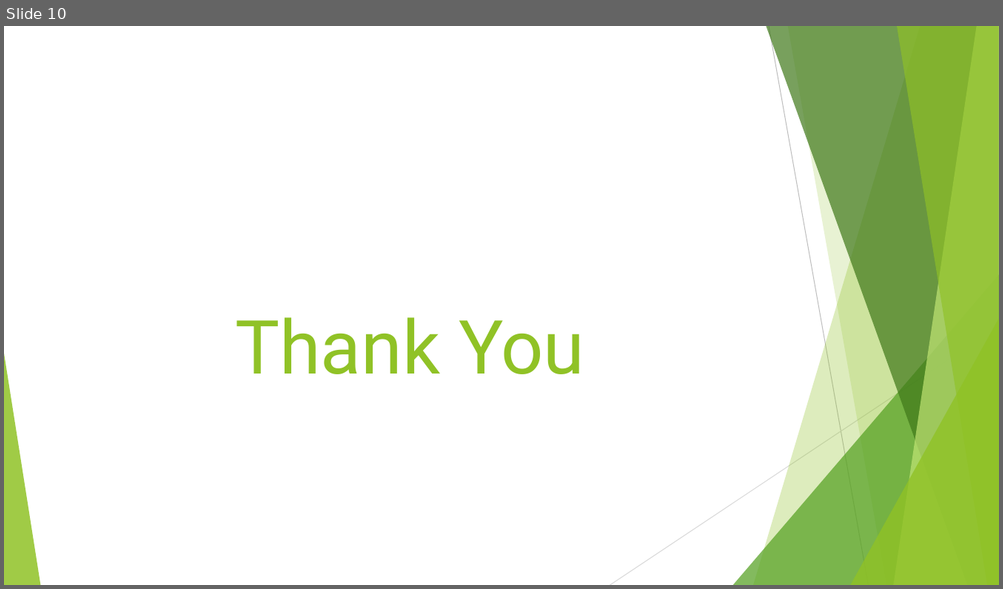
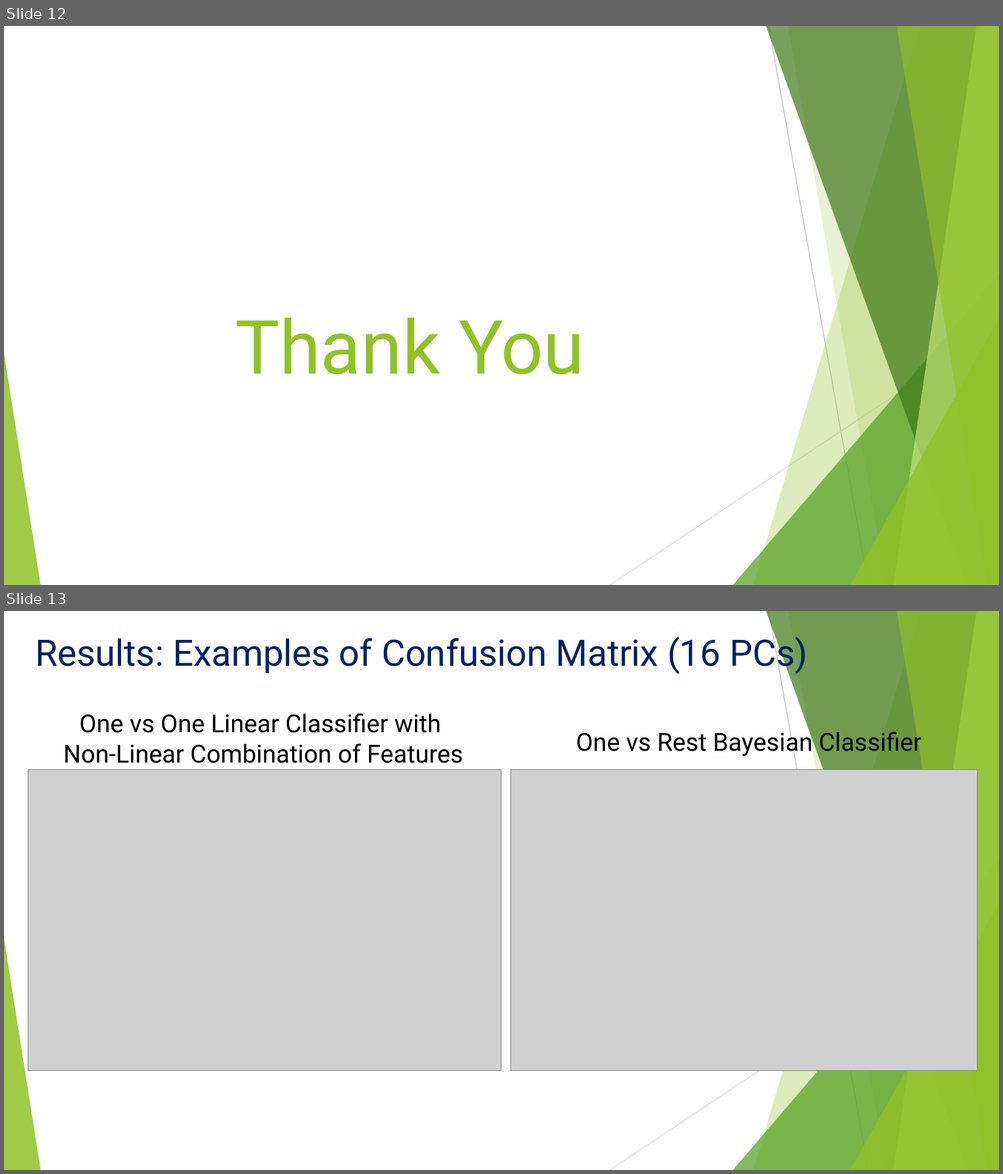
Before and after one commit to teambengio/finalproject, a slide deck: FinalReport_Team_Bengio.pptx. Shown one above the other, each under a label of ours: slide 10 before the commit, slides 12 and 13 after it. The pictures are 1003x589 and 1003x1174 pixels, drawn with LibreOffice and Linux fonts; fonts in the diff are those of the drawing; grey boxes stand for pictures. Boxes give left, top, right and bottom in pixels: in the first picture for what was removed or moved away, otherwise in the second. Text is boxed around its words. In the diff, an @@ line names an element or a change of style, - is before the commit and + after.

```diff
--- a/FinalReport_Team_Bengio.pptx
+++ b/FinalReport_Team_Bengio.pptx
@@ slide 13 added at <box>4,611,999,1170</box>, background #FFFFFF; not listed: 10 template elements that a slide beside it also shows @@
@@ text added at <box>35,632,807,675</box>, 35.1 pt, text #002060 @@
+Results: Examples of Confusion Matrix (16 PCs)
@@ text added at <box>63,713,463,763</box>, 24 pt, text #000000 @@
+One vs One Linear Classifier with
+Non-Linear Combination of Features
@@ text added at <box>576,728,922,757</box>, 24 pt, text #000000 @@
+One vs Rest Bayesian Classifier
@@ picture added at <box>28,769,501,1071</box> @@
@@ picture added at <box>511,769,977,1071</box> @@
@@ what was slide 10 is now slide 12 @@
```
Also in this commit, not shown: 9 slides changed, 3 other slides added, 1 slide removed, 3 other files.
